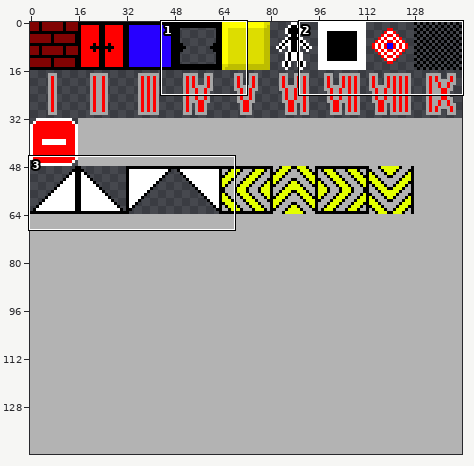
File history of a sprite sheet, PuzzleTester/maps/tiles.png. The picture above shows the old version from afar; the outline marks the close-up.
Close-up. The starting point:
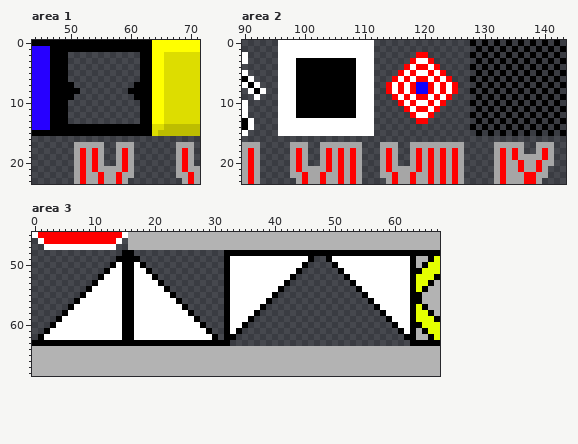
The file is 144x144 pixels. Shown: area 1: x 44..71, y 0..23; area 2: x 90..143, y 0..23; area 3: x 0..67, y 45..68.
Now the later version:
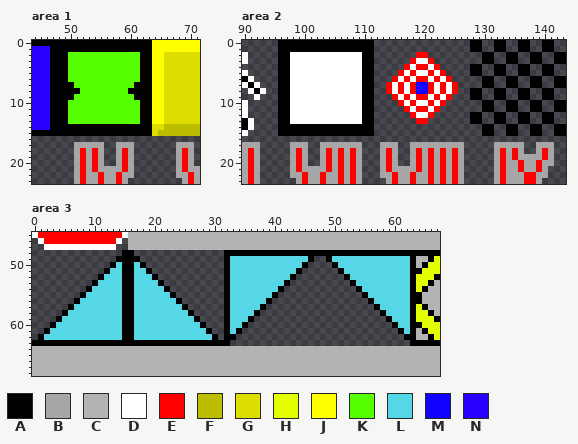
Palette (. is transparent): A #000000  B #a6a6a6  C #b3b3b3  D #ffffff  E #ff0000  F #bdbd00  G #dddd00  H #e4ff00  J #ffff00  K #56ff00  L #56d7e6  M #0f00ff  N #2700ff
Edits made:
Area 1:
Colour K now appears in rows 2 to 6 at x 50 to 61; in row 7 at x 51 to 60; in row 8 at x 52 to 59; in row 9 at x 51 to 60; in rows 10 to 13 at x 50 to 61.
Area 2:
Colour A now appears in row 0 at x 129, 133, 137 and 141; in row 1 at x 128, 132, 136 and 140; in row 2 at x 131, 135, 139 and 143; in row 3 at x 130, 134, 138 and 142; in row 4 at x 129, 133, 137 and 141; in row 5 at x 128, 132, 136 and 140.
Colour A now appears in row 6 at x 131, 135, 139 and 143; in row 7 at x 130, 134, 138 and 142; in row 8 at x 129, 133, 137 and 141; in row 9 at x 128, 132, 136 and 140; in row 10 at x 131, 135, 139 and 143; in row 11 at x 130, 134, 138 and 142.
Colour A now appears in row 12 at x 129, 133, 137 and 141; in row 13 at x 128, 132, 136 and 140; in row 14 at x 131, 135, 139 and 143; in row 15 at x 130, 134, 138 and 142.
The author changed colour D to colour A in rows 0 to 1 at x 96 to 111; in rows 2 to 13 at x 96 to 97 and 110 to 111; in rows 14 to 15 at x 96 to 111.
The author changed colour A to colour D in rows 3 to 12 at x 99 to 108.
The author cleared colour A in row 0 at x 130, 134, 138 and 142; in row 1 at x 131, 135, 139 and 143; in row 2 at x 128, 132, 136 and 140; in row 3 at x 129, 133, 137 and 141; in row 4 at x 130, 134, 138 and 142; in row 5 at x 131, 135, 139 and 143.
The author cleared colour A in row 6 at x 128, 132, 136 and 140; in row 7 at x 129, 133, 137 and 141; in row 8 at x 130, 134, 138 and 142; in row 9 at x 131, 135, 139 and 143; in row 10 at x 128, 132, 136 and 140; in row 11 at x 129, 133, 137 and 141.
The author cleared colour A in row 12 at x 130, 134, 138 and 142; in row 13 at x 131, 135, 139 and 143; in row 14 at x 128, 132, 136 and 140; in row 15 at x 129, 133, 137 and 141.
Area 3:
The author changed colour D to colour L in row 49 at x 33 to 45 and 50 to 62; in row 50 at x 14, 17, 33 to 44 and 51 to 62; in row 51 at x 13 to 14, 17 to 18, 33 to 43 and 52 to 62; in row 52 at x 12 to 14, 17 to 19, 33 to 42 and 53 to 62; in row 53 at x 11 to 14, 17 to 20, 33 to 41 and 54 to 62; in row 54 at x 10 to 14, 17 to 21, 33 to 40 and 55 to 62.
The author changed colour D to colour L in row 55 at x 9 to 14, 17 to 22, 33 to 39 and 56 to 62; in row 56 at x 8 to 14, 17 to 23, 33 to 38 and 57 to 62; in row 57 at x 7 to 14, 17 to 24, 33 to 37 and 58 to 62; in row 58 at x 6 to 14, 17 to 25, 33 to 36 and 59 to 62; in row 59 at x 5 to 14, 17 to 26, 33 to 35 and 60 to 62; in row 60 at x 4 to 14, 17 to 27, 33 to 34 and 61 to 62.
The author changed colour D to colour L in row 61 at x 3 to 14, 17 to 28, 33 and 62; in row 62 at x 2 to 14 and 17 to 29.
Where, in picture pixels (left, top, right, bottom), the same in both close-ups:
added: (68, 52, 140, 124)
changed: (278, 40, 374, 136)
changed: (470, 40, 566, 136)
changed: (230, 256, 410, 334)
changed: (44, 262, 212, 340)
